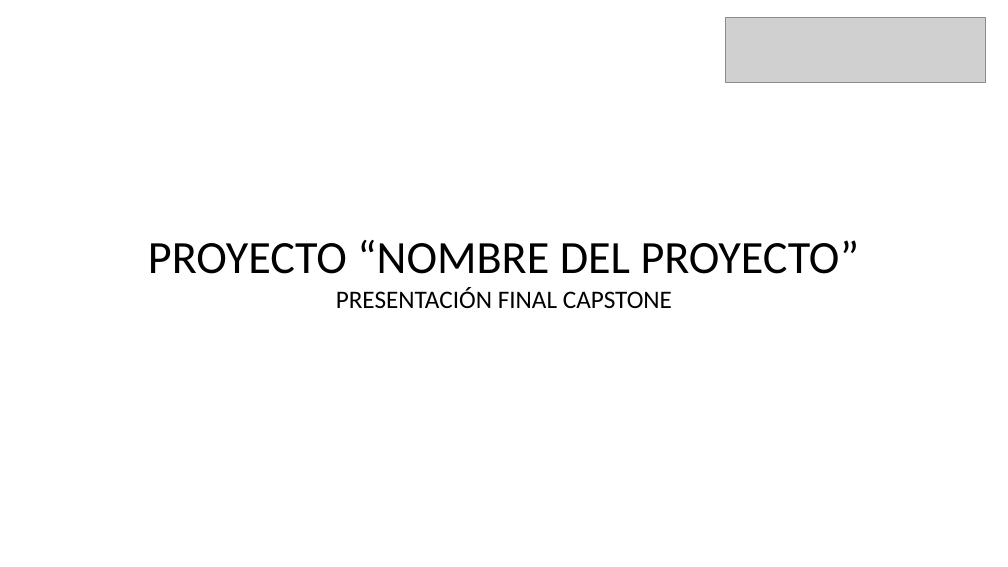
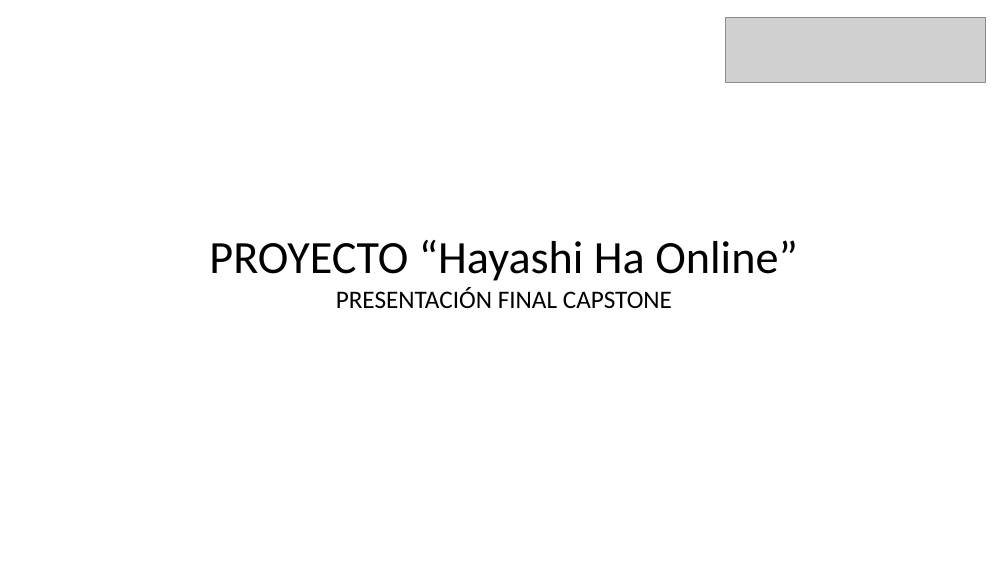
Before and after one commit to Ceidima/2025_PO_Capstone_708D_Grupo_6, a slide deck: slide 1 of Fase 3/Evidencias Proyecto/Formato Presentación final.pptx. Drawn at 1008x567 pixels with LibreOffice and Linux fonts; fonts in the diff are those of the drawing; grey boxes stand for pictures. Boxes give left, top, right and bottom in pixels: in the first picture for what was removed or moved away, otherwise in the second. Text is boxed around its words. In the diff, an @@ line names an element or a change of style, - is before the commit and + after.

```diff
--- a/Fase 3/Evidencias Proyecto/Formato Presentación final.pptx
+++ b/Fase 3/Evidencias Proyecto/Formato Presentación final.pptx
@@ text at box(209, 240, 798, 281): text changed @@
-PROYECTO “NOMBRE DEL PROYECTO”
+PROYECTO “Hayashi Ha Online”
```
Also in this commit, not shown: 11 other slides changed, 1 slide added, 1 slide removed, 2 other files.
